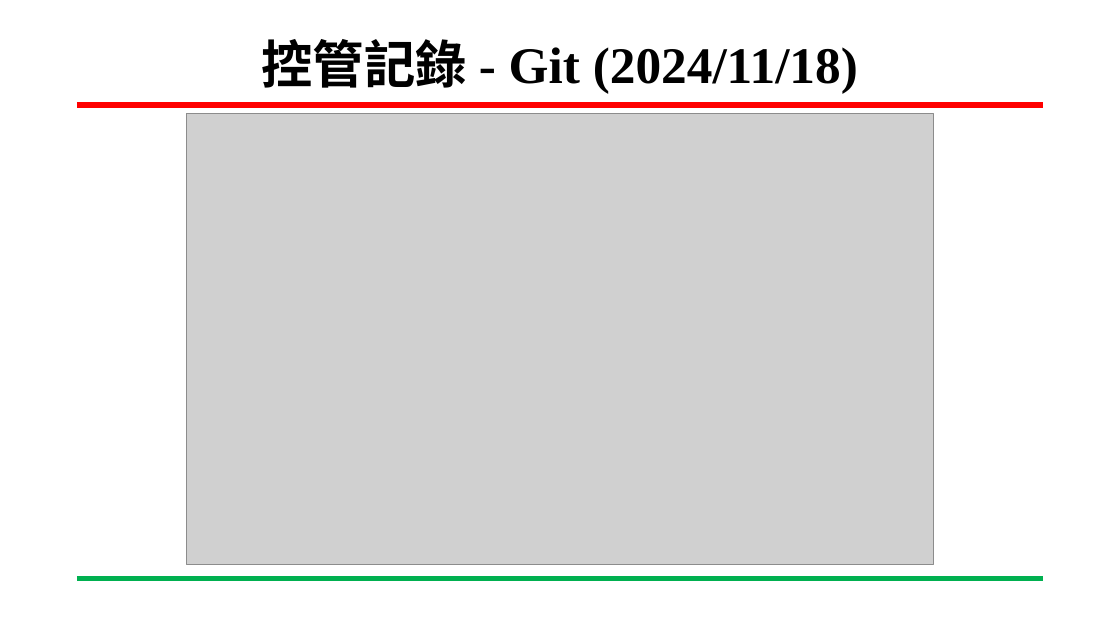
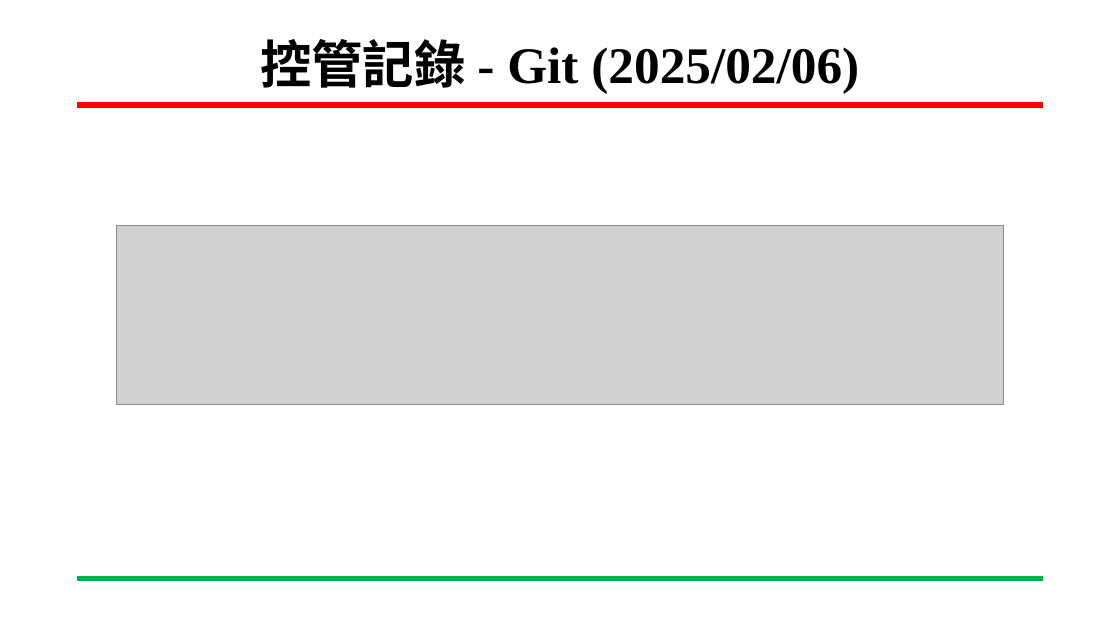
Before and after one commit to wsy0331/SOC_Lab_Exercises, a slide deck: slide 2 of 專案進度報告_吳紹郁_20241121.pptx. Drawn at 1120x630 pixels with LibreOffice and Linux fonts; fonts in the diff are those of the drawing; grey boxes stand for pictures; background and template pictures are left out. Boxes give left, top, right and bottom in pixels: in the first picture for what was removed or moved away, otherwise in the second. Text is boxed around its words. In the diff, an @@ line names an element or a change of style, - is before the commit and + after.

```diff
--- a/專案進度報告_吳紹郁_20241121.pptx
+++ b/專案進度報告_吳紹郁_20241121.pptx
@@ title at [260, 39, 859, 94]: text changed @@
-控管記錄 - Git (2024/11/18)
+控管記錄 - Git (2025/02/06)
@@ picture removed at [187, 113, 933, 565] @@
@@ picture added at [116, 226, 1003, 405] @@
```
Also in this commit, not shown: 3 other slides changed, 2 slides added, 1 slide removed, 2 other files.
